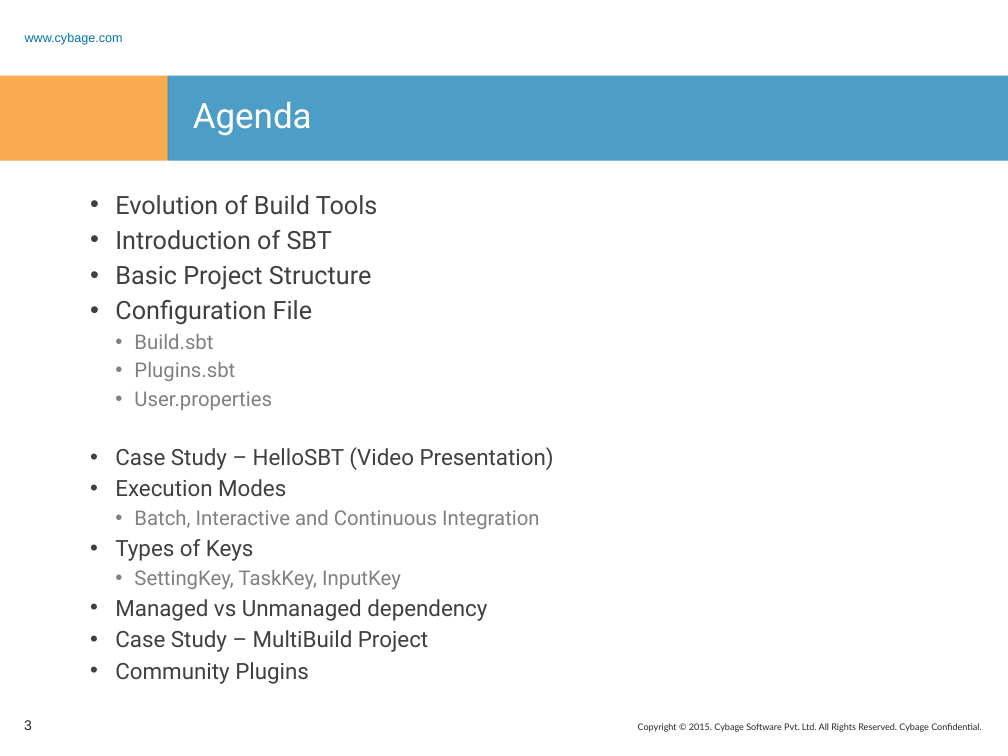
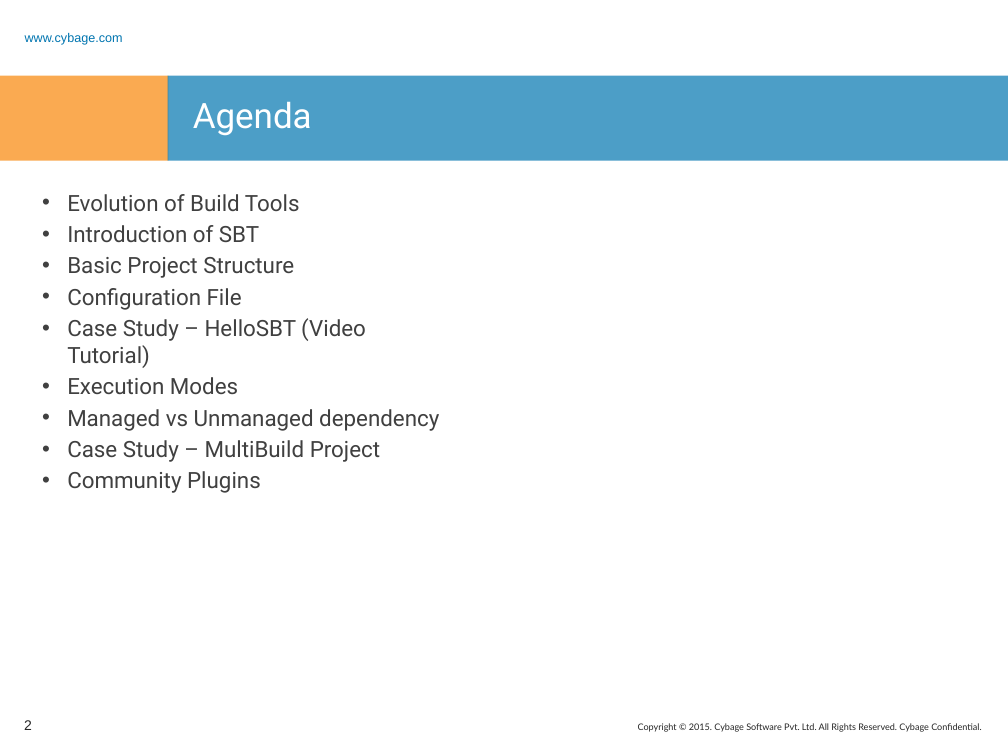
Before and after one commit to rashmitk/Documentation, a slide deck: slide 2 of SBT/SBT.pptx (slide 3 before the commit). Drawn at 1008x756 pixels with LibreOffice and Linux fonts; fonts in the diff are those of the drawing; background and template pictures are left out. Boxes give left, top, right and bottom in pixels: in the first picture for what was removed or moved away, otherwise in the second. Text is boxed around its words. In the diff, an @@ line names an element or a change of style, - is before the commit and + after.

Commit message:
Added few more slides

```diff
--- a/SBT/SBT.pptx
+++ b/SBT/SBT.pptx
@@ text "Evolution of Build Tools": place and size @@
-text "Evolution of Build Tools" at [115,195,554,684]
+text "Evolution of Build Tools" at [67,194,439,493]
@@ text at [67,194,300,310]: size 18 to 16 pt in "Evolution of Build Tools", "Introduction of SBT", "Basic Project Structure", "Configuration File" @@
@@ text at [67,318,366,368]: text changed @@
-• Build.sbt
-• Plugins.sbt
-• User.properties
-• Case Study – HelloSBT (Video Presentation)
+• Case Study – HelloSBT (Video Tutorial)
@@ text at [115,510,539,589]: paragraphs removed @@
-• Batch, Interactive and Continuous Integration
-• Types of Keys
-• SettingKey, TaskKey, InputKey
@@ page number at [24,720,32,730]: text changed @@
-3
+2
```
Also in this commit, not shown: 2 other slides changed, 3 slides added, 2 slides removed.
